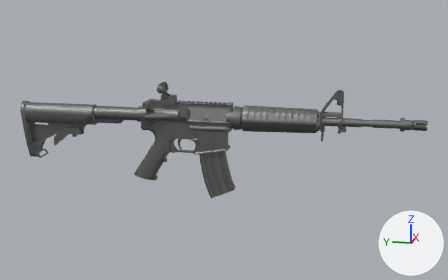
A saved change to the Blender file Unreal Engine/ZPSLike/BlendSource/Weapons/M4/M4.blend.
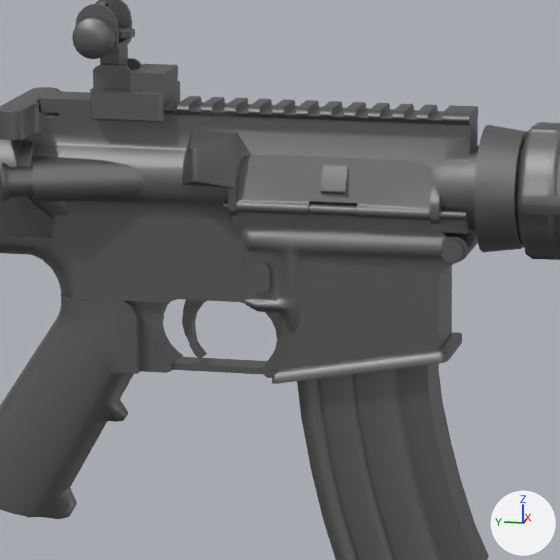
Each version is shown whole from a 50 mm lens placed at (-1.452, -0.396, 0.284), pointed at (0.004, -0.105, -0.08), then close up on the part from 32% to 56% of the width and 29% to 67% of the height. Lighting does not change. The marker at lower right points along +X, +Y and +Z.

Objects in the first close-up: 'SK_AR4'.
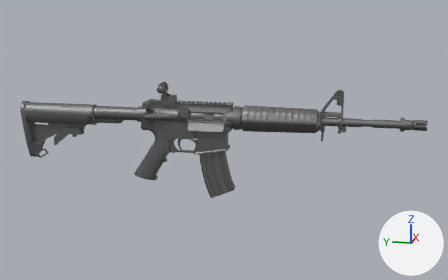
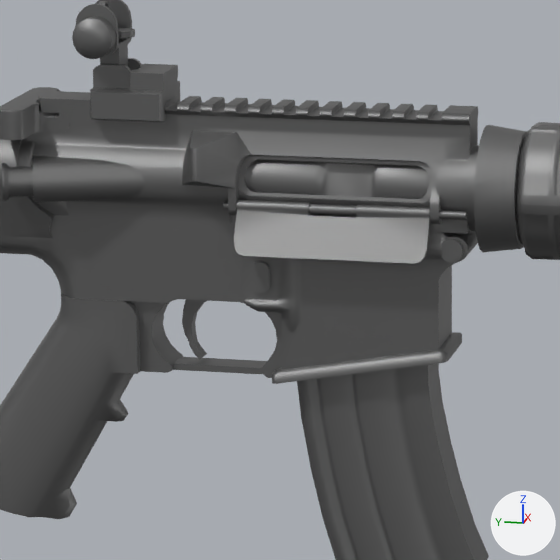
The change in detail:
me_sk_ar4 has 9754 vertices, 11121 faces and spans x -3.5..2.9, y -59.5..31.6, z -8.2..18.0.
me_sk_ar4 is used by ob_sk_ar4; location (0.0, 0.0758, -0.1393); scale (0.011, 0.011, 0.011).
me_sk_ar4 part 1: the loose piece of 14 vertices spanning x -1.6..-1.1, y -16.9..-8.8, z 10.0..11.8 is scaled about its middle by (-1.56, 1, -0.932), then moved by (-1.0, 0.0, -2.1).
me_sk_ar4 part 2: the loose piece of 10 vertices spanning x -1.8..-1.3, y -13.4..-12.3, z 10.4..11.6 is scaled about its middle by (-1.38, 1, -0.921), then moved by (-0.6, 0.0, -2.4).
me_sk_ar4 part 3: the loose piece of 50 vertices spanning x -2.0..-1.2, y -16.9..-8.8, z 9.5..11.9 is turned -170 degrees about the y axis through its middle, then moved by (-0.4, 0.0, -1.8).
me_sk_ar4 part 4: the loose piece of 36 vertices spanning x -2.0..-1.1, y -16.9..-8.8, z 9.5..11.9 is turned -170 degrees about the y axis through its middle, then moved by (-0.6, 0.0, -1.8).

Boxes (x1, y1, x2, y2) around the edits, measured in the close-ups (560 x 560 px; the box of a moved part takes in the faces that stretch with it):
part 1 of me_sk_ar4, moved or reshaped (not visible before)
    after: (234, 211, 429, 264)
part 2 of me_sk_ar4, moved or reshaped (not visible afterwards)
    before: (321, 165, 348, 194)
part 3 of me_sk_ar4, moved or reshaped
    before: (236, 155, 432, 220)
    after: (236, 200, 430, 219)
part 4 of me_sk_ar4, moved or reshaped
    before: (429, 168, 432, 220)
    after: (240, 210, 430, 265)
